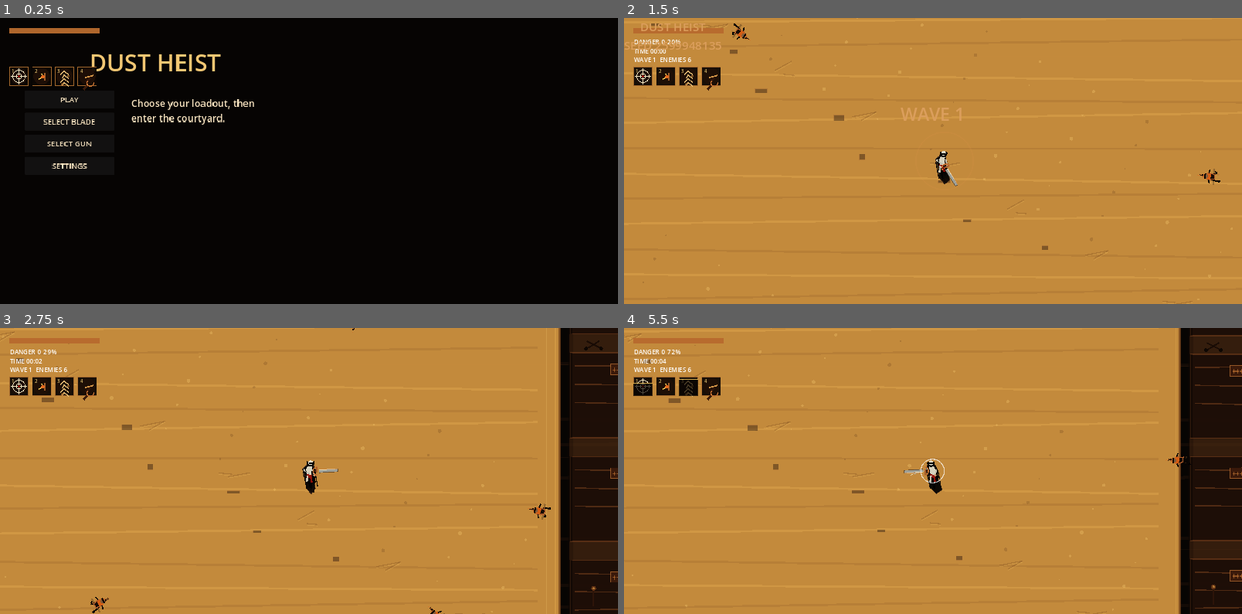
Above: before the commit, frames 1-4 (two rows, left to right).
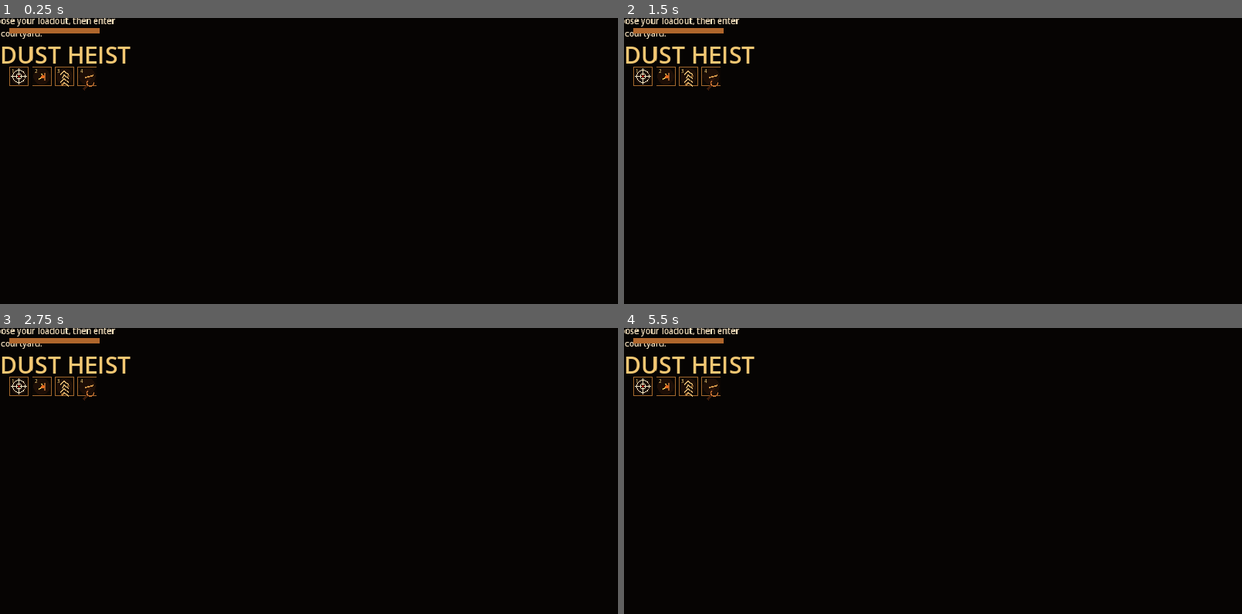
Above: after the commit, the same moments.

Repository: aimbotic/NeonHeist
Game: Godot game, scene res://scenes/Main.tscn
Same seed, same stepped clock (60 frames per second), same inputs: the game is played once before the commit and once after it.
Inputs (mouse positions are in pixels of both pictures, inside the frame that each line leads up to):
- Up to frame 1 (0.25 s): no input
- Up to frame 2 (1.5 s): click (691, 100) at 0.5 s, where only the run before the commit has a clickable "PLAY"; tap Enter at 1.25 s; move the mouse to (1068, 146) at 1.27 s; hold Right (ui_right) from 1.28 s (still down); hold J (attack) from 1.28 s (still down); click (1068, 146) at 1.42 s
- Up to frame 3 (2.75 s): release Right (ui_right) at 2 s; release J (attack) at 2 s; drag from (185, 485) to (278, 528) at 2.02 s
- Up to frame 4 (5.5 s): move the mouse to (994, 408) at 2.77 s; hold Right (ui_right) 2.78-3.5 s; tap 1 (program_1) at 2.85 s; drag from (902, 528) to (747, 428) at 3.52 s; move the mouse to (1118, 513) at 4.27 s; hold Left (ui_left) 4.28-5 s; tap 3 (program_3) at 4.35 s; drag from (747, 428) to (840, 399) at 5.02 s

The runs differ from the first frame. In frame 1, 2.1% of the frame differs, in the area x 0-42%, y 0-53%; in frame 2, 99%, in the area x 0-100%, y 0-100%; in frame 3, 92%; in frame 4, 91%.

Commit message:
Center main menu layout

Diff:
--- a/scripts/ui/hud.gd
+++ b/scripts/ui/hud.gd
@@ -74,6 +74,7 @@
 var _menu_title := Label.new()
 var _menu_panel := VBoxContainer.new()
 var _menu_detail := Label.new()
+var _menu_content := HBoxContainer.new()
 var _health_bar := ColorRect.new()
 var _health_back := ColorRect.new()
 var _alert_label := Label.new()
@@ -329,16 +330,25 @@
 	_menu_title.horizontal_alignment = HORIZONTAL_ALIGNMENT_CENTER
 	_menu_title.add_theme_font_size_override("font_size", 68)
 	_menu_title.add_theme_color_override("font_color", Color(0.95, 0.78, 0.45))
-	_menu_title.position = Vector2(0, 80)
-	_menu_title.size = Vector2(900, 82)
 	_menu_title.set_anchors_preset(Control.PRESET_TOP_WIDE)
+	_menu_title.offset_left = 0.0
+	_menu_title.offset_top = 58.0
+	_menu_title.offset_right = 0.0
+	_menu_title.offset_bottom = 140.0
 	_menu_title.mouse_filter = Control.MOUSE_FILTER_IGNORE
 	_menu_root.add_child(_menu_title)
 
-	_menu_panel.position = Vector2(72, 210)
-	_menu_panel.size = Vector2(260, 280)
+	_menu_content.set_anchors_preset(Control.PRESET_CENTER)
+	_menu_content.offset_left = -360.0
+	_menu_content.offset_top = -95.0
+	_menu_content.offset_right = 360.0
+	_menu_content.offset_bottom = 145.0
+	_menu_content.add_theme_constant_override("separation", 48)
+	_menu_root.add_child(_menu_content)
+
+	_menu_panel.custom_minimum_size = Vector2(270, 244)
 	_menu_panel.add_theme_constant_override("separation", 12)
-	_menu_root.add_child(_menu_panel)
+	_menu_content.add_child(_menu_panel)
 
 	_add_menu_button("PLAY", func() -> void:
 		hide_main_menu()
@@ -354,20 +364,20 @@
 		_menu_detail.text = "Settings\nWASD moves, J or mouse slashes, 1-4 uses skills."
 	)
 
-	_menu_detail.position = Vector2(380, 228)
-	_menu_detail.size = Vector2(420, 180)
+	_menu_detail.custom_minimum_size = Vector2(400, 244)
 	_menu_detail.autowrap_mode = TextServer.AUTOWRAP_WORD_SMART
-	_menu_detail.add_theme_font_size_override("font_size", 28)
+	_menu_detail.add_theme_font_size_override("font_size", 24)
+	_menu_detail.vertical_alignment = VERTICAL_ALIGNMENT_CENTER
 	_menu_detail.add_theme_color_override("font_color", Color(0.98, 0.9, 0.76))
 	_menu_detail.text = "Choose your loadout, then enter the courtyard."
 	_menu_detail.mouse_filter = Control.MOUSE_FILTER_IGNORE
-	_menu_root.add_child(_menu_detail)
+	_menu_content.add_child(_menu_detail)
 
 func _add_menu_button(text: String, callback: Callable) -> void:
 	var button := Button.new()
 	button.text = text
-	button.custom_minimum_size = Vector2(250, 52)
-	button.add_theme_font_size_override("font_size", 22)
+	button.custom_minimum_size = Vector2(270, 52)
+	button.add_theme_font_size_override("font_size", 20)
 	button.add_theme_color_override("font_color", Color(0.98, 0.9, 0.76))
 	button.add_theme_color_override("font_hover_color", Color(1.0, 0.78, 0.36))
 	button.pressed.connect(callback)
